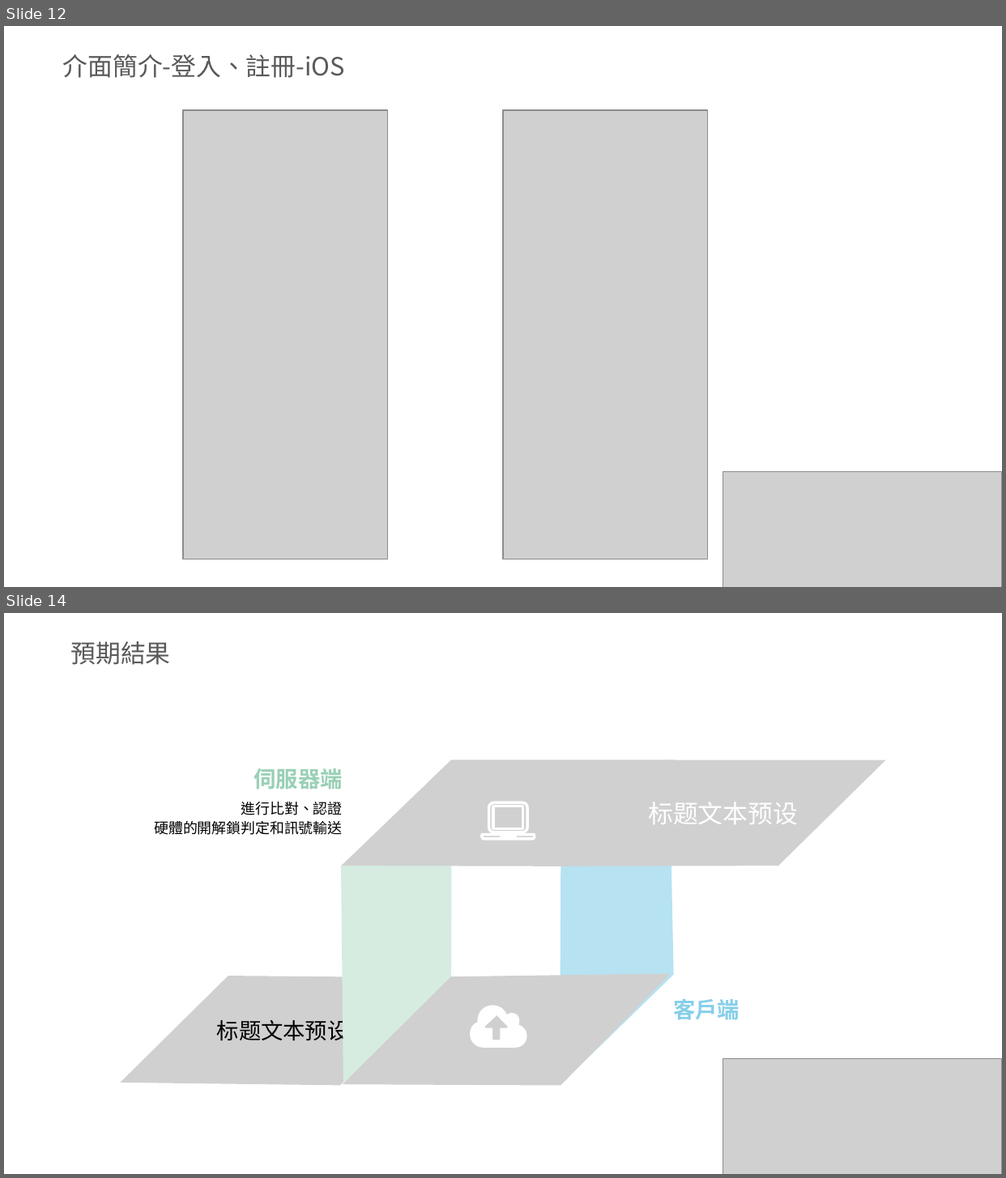
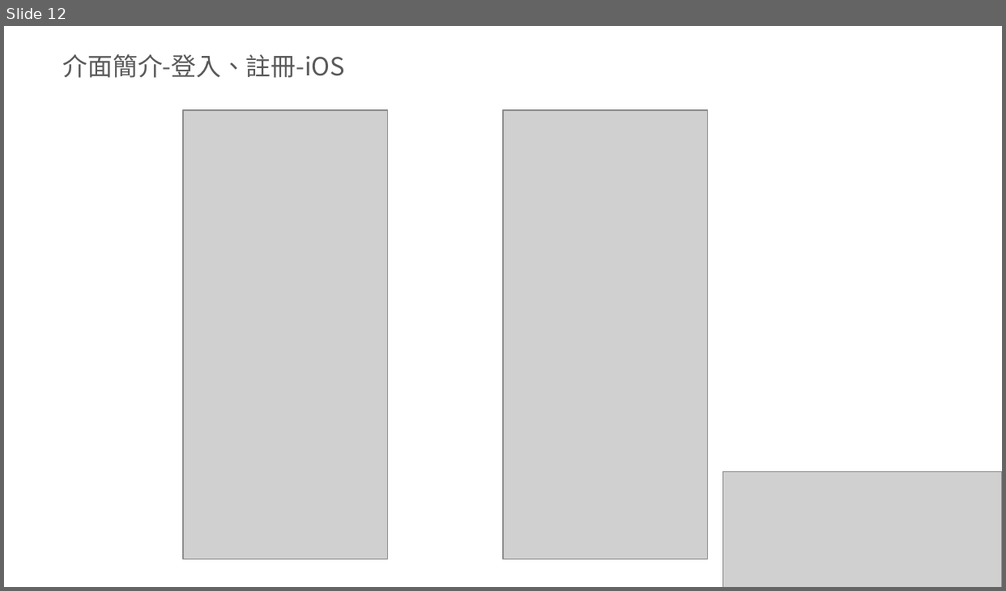
Before and after one commit to bbblu/courtesy-umbrella-docs, a slide deck: files/PPT/初審簡報 美化版.pptx. Shown one above the other, each under a label of ours: slides 12 and 14 before the commit, slide 12 after it; the slides between them are not shown. The pictures are 1006x1178 and 1006x591 pixels, drawn with LibreOffice and Linux fonts; fonts in the diff are those of the drawing; grey boxes stand for pictures; background and template pictures are left out. Boxes give left, top, right and bottom in pixels: in the first picture for what was removed or moved away, otherwise in the second. Text is boxed around its words. In the diff, an @@ line names an element or a change of style, - is before the commit and + after.

```diff
--- a/files/PPT/初審簡報 美化版.pptx
+++ b/files/PPT/初審簡報 美化版.pptx
@@ slide 14 removed at (4, 613, 1002, 1174), background picture (left out) @@
@@ text removed at (70, 641, 170, 665) @@
-預期結果
@@ text removed at (254, 769, 343, 789) @@
-伺服器端
@@ freeform shape removed at (341, 763, 452, 1084) @@
@@ picture removed at (341, 760, 675, 867) @@
@@ freeform shape removed at (560, 762, 674, 1086) @@
@@ picture removed at (560, 760, 886, 867) @@
-标题文本预设
@@ text removed at (155, 802, 343, 835) @@
-進行比對、認證
-硬體的開解鎖判定和訊號輸送
@@ freeform shape removed at (482, 803, 535, 838) @@
@@ picture removed at (120, 976, 446, 1086) @@
-标题文本预设
@@ picture removed at (343, 974, 671, 1086) @@
@@ text removed at (673, 999, 739, 1020) @@
-客戶端
@@ freeform shape removed at (470, 1005, 527, 1047) @@
@@ picture removed at (722, 1059, 1002, 1174) @@
```
Also in this commit, not shown: 3 slides changed, 4 slides added, 3 other slides removed, 1 other file.
